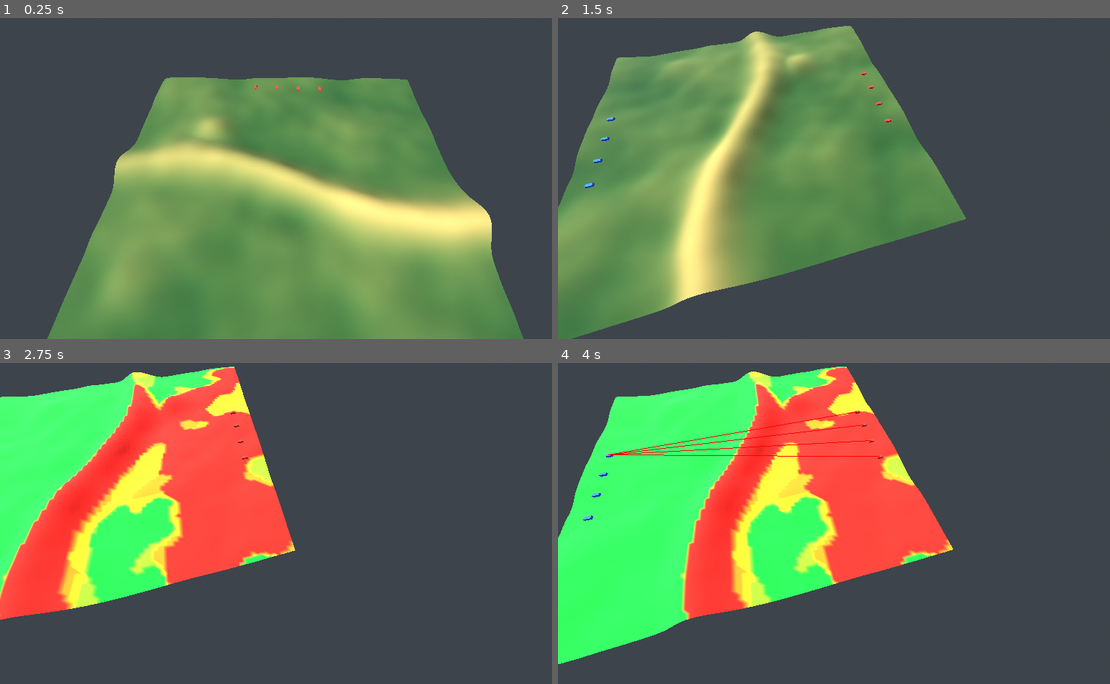
Above: before the commit, frames 1-4 (two rows, left to right).
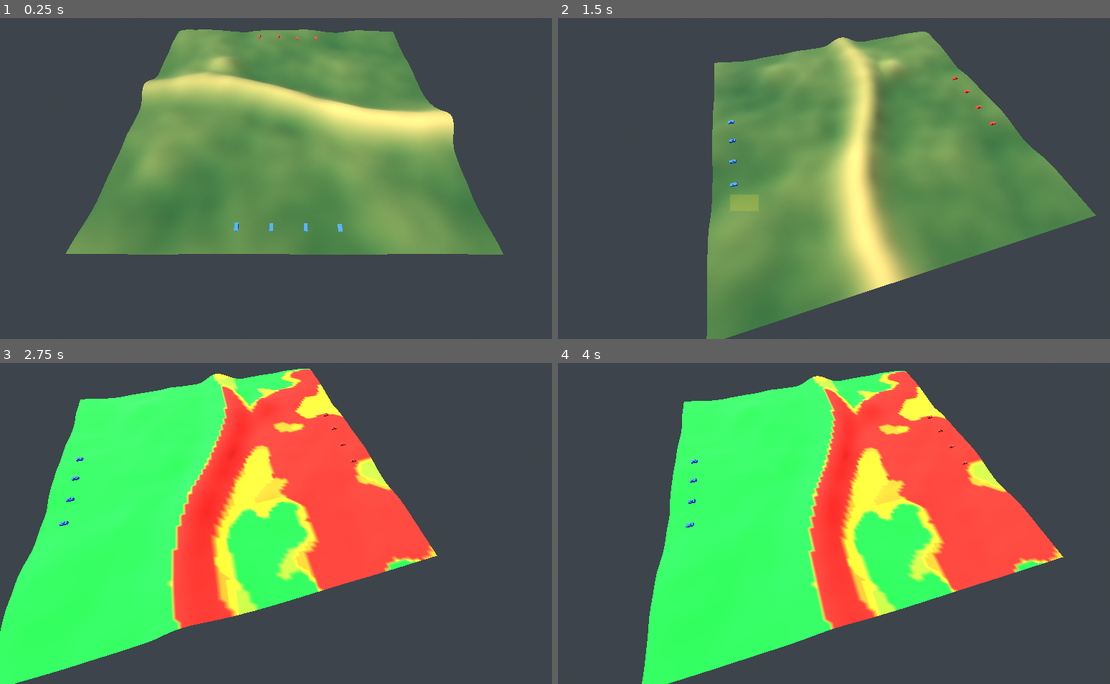
Above: after the commit, the same moments.

Repository: LeandroK99/Demogamev1
Game: Godot game, scene res://main.tscn
The game is run twice, just before and just after one commit, with the same random seed, the same clock (stepped at 60 frames per second) and the same inputs.
Inputs (mouse positions are in pixels of both pictures, inside the frame that each line leads up to):
- Up to frame 1 (0.25 s): no input
- Up to frame 2 (1.5 s): tap Enter at 0.5 s; move the mouse to (972, 162) at 0.52 s; hold D 0.53-1.25 s; hold Q 0.53-1.25 s; click (972, 162) at 0.67 s; drag from (729, 194) to (817, 242) at 1.27 s
- Up to frame 3 (2.75 s): move the mouse to (342, 452) at 2.02 s; hold D from 2.03 s (still down); tap 1 at 2.1 s; click (342, 452) at 2.17 s
- Up to frame 4 (4 s): release D at 2.75 s; drag from (817, 587) to (673, 475) at 2.77 s; move the mouse to (1016, 571) at 3.52 s; hold A from 3.53 s (still down); tap 3 at 3.6 s; click (1016, 571) at 3.67 s

The runs differ from the first frame. In frame 1, 51% of the frame differs, in the area x 8-95%, y 3-100%; in frame 2, 53%, in the area x 0-98%, y 2-100%; in frame 3, 46%; in frame 4, 50%.

Commit message:
fase 3: unidades, A* con costo por exposición, selección y orden de mover
Co-Authored-By: Claude Opus 5.5 <noreply@anthropic.com>
Claude-Session: https://claude.ai/code/session_01FRAVKNdtrRtA3qXnwYqQmN

Diff:
--- /dev/null
+++ b/game/input_controller.gd
@@ -0,0 +1,160 @@
+class_name InputController
+extends Node
+## Selección (clic o recuadro con el izquierdo) y órdenes de mover (clic derecho).
+
+const CLICK_PICK_PX: float = 30.0 # radio en píxeles para seleccionar con un clic
+const DRAG_MIN_PX: float = 8.0 # menos que esto es un clic, no un recuadro
+const FORMATION_GAP: int = 3 # celdas entre tanques que reciben la misma orden
+const PLAYER_SIDE: int = 0
+
+signal selection_changed
+
+var world: SimWorld
+var camera: Camera3D
+var terrain_view: TerrainView
+var unit_views: Array[UnitView] = []
+var selected_ids: Array[int] = []
+
+var _dragging: bool = false
+var _drag_start: Vector2 = Vector2.ZERO
+var _box: ColorRect = ColorRect.new()
+var _paths_mesh: ImmediateMesh = ImmediateMesh.new()
+var _paths_material: StandardMaterial3D = StandardMaterial3D.new()
+
+
+func setup(p_world: SimWorld, p_camera: Camera3D, tv: TerrainView, views: Array[UnitView]) -> void:
+	world = p_world
+	camera = p_camera
+	terrain_view = tv
+	unit_views = views
+	var layer: CanvasLayer = CanvasLayer.new()
+	add_child(layer)
+	_box.color = Color(1.0, 0.9, 0.2, 0.2)
+	_box.mouse_filter = Control.MOUSE_FILTER_IGNORE
+	_box.visible = false
+	layer.add_child(_box)
+	var paths: MeshInstance3D = MeshInstance3D.new()
+	paths.mesh = _paths_mesh
+	add_child(paths)
+	_paths_material.shading_mode = BaseMaterial3D.SHADING_MODE_UNSHADED
+	_paths_material.albedo_color = Color(1.0, 0.9, 0.2)
+	_paths_material.no_depth_test = true
+
+
+func _unhandled_input(event: InputEvent) -> void:
+	var mb: InputEventMouseButton = event as InputEventMouseButton
+	if mb != null:
+		if mb.button_index == MOUSE_BUTTON_LEFT:
+			if mb.pressed:
+				_dragging = true
+				_drag_start = mb.position
+			elif _dragging:
+				_dragging = false
+				_box.visible = false
+				if mb.position.distance_to(_drag_start) < DRAG_MIN_PX:
+					_select_click(mb.position)
+				else:
+					_select_box(Rect2(_drag_start, Vector2.ZERO).expand(mb.position))
+		elif mb.button_index == MOUSE_BUTTON_RIGHT and mb.pressed:
+			_order_move(mb.position)
+		return
+	var mm: InputEventMouseMotion = event as InputEventMouseMotion
+	if mm != null and _dragging and mm.position.distance_to(_drag_start) >= DRAG_MIN_PX:
+		var r: Rect2 = Rect2(_drag_start, Vector2.ZERO).expand(mm.position)
+		_box.position = r.position
+		_box.size = r.size
+		_box.visible = true
+
+
+func _process(_delta: float) -> void:
+	_draw_paths()
+
+
+func _screen_pos(view: UnitView) -> Variant:
+	var p: Vector3 = view.global_position + Vector3.UP * 1.5
+	if camera.is_position_behind(p):
+		return null
+	return camera.unproject_position(p)
+
+
+func _own_views() -> Array[UnitView]:
+	var out: Array[UnitView] = []
+	for v: UnitView in unit_views:
+		if v.unit.side == PLAYER_SIDE and v.unit.alive:
+			out.append(v)
+	return out
+
+
+func _select_click(screen: Vector2) -> void:
+	var best: UnitView = null
+	var best_d: float = CLICK_PICK_PX
+	for v: UnitView in _own_views():
+		var sp: Variant = _screen_pos(v)
+		if sp != null and (sp as Vector2).distance_to(screen) < best_d:
+			best_d = (sp as Vector2).distance_to(screen)
+			best = v
+	var ids: Array[int] = []
+	if best != null:
+		ids.append(best.unit.id)
+	_set_selection(ids)
+
+
+func _select_box(rect: Rect2) -> void:
+	var ids: Array[int] = []
+	for v: UnitView in _own_views():
+		var sp: Variant = _screen_pos(v)
+		if sp != null and rect.has_point(sp as Vector2):
+			ids.append(v.unit.id)
+	_set_selection(ids)
+
+
+func _set_selection(ids: Array[int]) -> void:
+	selected_ids = ids
+	for v: UnitView in unit_views:
+		v.selected = ids.has(v.unit.id)
+	selection_changed.emit()
+
+
+## Primera unidad seleccionada (o null).
+func primary_unit() -> Unit:
+	return world.get_unit(selected_ids[0]) if not selected_ids.is_empty() else null
+
+
+func _order_move(screen: Vector2) -> void:
+	if selected_ids.is_empty():
+		return
+	var hit: Variant = terrain_view.raycast(camera.project_ray_origin(screen), camera.project_ray_normal(screen))
+	if hit == null:
+		return
+	var target: Vector2i = world.height_field.world_to_cell(hit as Vector3)
+	# Formación en línea: ordenar por x actual y repartir a lo ancho del destino
+	var ids: Array[int] = selected_ids.duplicate()
+	ids.sort_custom(func(a: int, b: int) -> bool: return world.get_unit(a).pos.x < world.get_unit(b).pos.x)
+	var n: int = ids.size()
+	var limit: int = world.height_field.size - 1
+	for i: int in n:
+		var dx: int = roundi((float(i) - float(n - 1) * 0.5) * FORMATION_GAP)
+		var cell: Vector2i = Vector2i(clampi(target.x + dx, 0, limit), target.y)
+		if not world.order_move(ids[i], cell):
+			world.order_move(ids[i], target) # si la celda desplazada no sirve, al punto exacto
+
+
+## Ruta planificada de cada tanque propio, como una línea sobre el terreno.
+func _draw_paths() -> void:
+	_paths_mesh.clear_surfaces()
+	var hf: HeightField = world.height_field
+	var any: bool = false
+	for u: Unit in world.units:
+		if u.side != PLAYER_SIDE or not u.alive or u.path.is_empty():
+			continue
+		if not any:
+			_paths_mesh.surface_begin(Mesh.PRIMITIVE_LINES, _paths_material)
+			any = true
+		var prev: Vector3 = Vector3(u.pos.x * Config.CELL_SIZE, hf.height_at(u.pos) + 0.5, u.pos.y * Config.CELL_SIZE)
+		for c: Vector2i in u.path:
+			var p: Vector3 = hf.cell_to_world(c) + Vector3.UP * 0.5
+			_paths_mesh.surface_add_vertex(prev)
+			_paths_mesh.surface_add_vertex(p)
+			prev = p
+	if any:
+		_paths_mesh.surface_end()
--- a/game/main.gd
+++ b/game/main.gd
@@ -1,20 +1,20 @@
 extends Node3D
 ## Punto de entrada: construye todo por código.
 
+var world: SimWorld
 var height_field: HeightField
 var terrain_view: TerrainView
 var camera_rig: CameraRTS
-var analysis: TerrainAnalysis
 var overlay: Overlay
+var input_controller: InputController
+var unit_views: Array[UnitView] = []
 
-# Provisorio hasta la fase 3 (unidades): posiciones fijas para probar los overlays
-var placeholder_blue: Array[Vector2i] = [Vector2i(36, 89), Vector2i(44, 89), Vector2i(52, 89), Vector2i(60, 89)]
-var placeholder_red: Array[Vector2i] = [Vector2i(36, 6), Vector2i(44, 6), Vector2i(52, 6), Vector2i(60, 6)]
+var _tick_accum: float = 0.0
 
 
 func _ready() -> void:
-	height_field = HeightField.new()
-	height_field.generate(Config.SEED)
+	world = SimWorld.new(Config.SEED)
+	height_field = world.height_field
 
 	terrain_view = TerrainView.new()
 	add_child(terrain_view)
@@ -23,7 +23,48 @@
 	camera_rig = CameraRTS.new()
 	add_child(camera_rig)
 	camera_rig.setup(height_field)
+	# Arrancar mirando al despliegue azul
+	camera_rig.position.z = (height_field.size - 20) * Config.CELL_SIZE
+	camera_rig.zoom = 160.0
+	camera_rig._clamp_to_map()
 
+	_build_environment()
+
+	for u: Unit in world.units:
+		var v: UnitView = UnitView.new()
+		add_child(v)
+		v.setup(u, height_field)
+		unit_views.append(v)
+
+	overlay = Overlay.new()
+	add_child(overlay)
+	overlay.setup(terrain_view, world)
+
+	input_controller = InputController.new()
+	add_child(input_controller)
+	input_controller.setup(world, camera_rig.camera, terrain_view, unit_views)
+	input_controller.selection_changed.connect(_update_overlay_selection)
+
+	print("Hull-Down OK")
+
+
+## Provisorio hasta la fase 4 (ciclo WeGo): la simulación corre en tiempo real.
+func _process(delta: float) -> void:
+	_tick_accum += delta
+	while _tick_accum >= Config.TICK:
+		world.step()
+		_tick_accum -= Config.TICK
+	for v: UnitView in unit_views:
+		v.sync_from_sim()
+	_update_overlay_selection()
+
+
+func _update_overlay_selection() -> void:
+	var u: Unit = input_controller.primary_unit()
+	overlay.set_selected_cell(u.cell() if u != null else Vector2i(-1, -1))
+
+
+func _build_environment() -> void:
 	var sun: DirectionalLight3D = DirectionalLight3D.new()
 	sun.rotation_degrees = Vector3(-35.0, -60.0, 0.0)
 	sun.shadow_enabled = true
@@ -44,28 +85,3 @@
 	var world_env: WorldEnvironment = WorldEnvironment.new()
 	world_env.environment = env
 	add_child(world_env)
-
-	analysis = TerrainAnalysis.new(height_field)
-	overlay = Overlay.new()
-	add_child(overlay)
-	overlay.setup(terrain_view, analysis)
-	overlay.set_context(placeholder_red, placeholder_blue[0])
-	for c: Vector2i in placeholder_blue:
-		_spawn_placeholder(c, Color(0.2, 0.4, 1.0))
-	for c: Vector2i in placeholder_red:
-		_spawn_placeholder(c, Color(1.0, 0.2, 0.15))
-
-	print("Hull-Down OK")
-
-
-## Poste de color en una celda (provisorio hasta la fase 3).
-func _spawn_placeholder(c: Vector2i, color: Color) -> void:
-	var mesh: BoxMesh = BoxMesh.new()
-	mesh.size = Vector3(3.5, 2.2, 7.0)
-	var mat: StandardMaterial3D = StandardMaterial3D.new()
-	mat.albedo_color = color
-	mesh.material = mat
-	var mi: MeshInstance3D = MeshInstance3D.new()
-	mi.mesh = mesh
-	mi.position = height_field.cell_to_world(c) + Vector3.UP * 1.1
-	add_child(mi)
--- a/game/overlay.gd
+++ b/game/overlay.gd
@@ -7,23 +7,25 @@
 const COLOR_MID: Color = Color(0.95, 0.85, 0.1)
 const COLOR_EXPOSED: Color = Color(0.9, 0.15, 0.1)
 
+const PLAYER_SIDE: int = 0
+
 var terrain_view: TerrainView
+var world: SimWorld
 var analysis: TerrainAnalysis
-var threats: Array[Vector2i] = [] # amenazas conocidas por el bando azul
 var selected_cell: Vector2i = Vector2i(-1, -1)
 
 var _show_exposure: bool = false
 var _show_candidates: bool = false
 var _show_los: bool = false
-var _exposure_cache: PackedFloat32Array = PackedFloat32Array()
 var _markers: Node3D = Node3D.new()
 var _lines_mesh: ImmediateMesh = ImmediateMesh.new()
 var _line_material: StandardMaterial3D = StandardMaterial3D.new()
 
 
-func setup(tv: TerrainView, ta: TerrainAnalysis) -> void:
+func setup(tv: TerrainView, p_world: SimWorld) -> void:
 	terrain_view = tv
-	analysis = ta
+	world = p_world
+	analysis = p_world.analysis
 	add_child(_markers)
 	var lines: MeshInstance3D = MeshInstance3D.new()
 	lines.mesh = _lines_mesh
@@ -33,11 +35,17 @@
 	_line_material.no_depth_test = true
 
 
-## Actualiza amenazas y unidad seleccionada; recalcula los overlays activos.
-func set_context(p_threats: Array[Vector2i], p_selected: Vector2i) -> void:
-	threats = p_threats
-	selected_cell = p_selected
-	_exposure_cache = PackedFloat32Array()
+## Celda de la unidad seleccionada ((-1, -1) = ninguna); recalcula overlays 2 y 3.
+func set_selected_cell(cell: Vector2i) -> void:
+	if cell == selected_cell:
+		return
+	selected_cell = cell
+	_refresh_candidates()
+	_refresh_los()
+
+
+## Recalcula todos los overlays activos (por ejemplo, si cambió la exposición).
+func refresh() -> void:
 	_refresh()
 
 
@@ -67,12 +75,11 @@
 	if not _show_exposure:
 		terrain_view.clear_overlay()
 		return
-	if _exposure_cache.is_empty():
-		_exposure_cache = analysis.exposure_map(threats)
+	var exposure: PackedFloat32Array = world.exposure_for(PLAYER_SIDE)
 	var colors: PackedColorArray = PackedColorArray()
-	colors.resize(_exposure_cache.size())
-	for i: int in _exposure_cache.size():
-		colors[i] = exposure_color(_exposure_cache[i])
+	colors.resize(exposure.size())
+	for i: int in exposure.size():
+		colors[i] = exposure_color(exposure[i])
 	terrain_view.set_overlay_colors(colors)
 
 
@@ -88,6 +95,7 @@
 		child.queue_free()
 	if not _show_candidates or not analysis.height_field.in_bounds(selected_cell):
 		return
+	var threats: Array[Vector2i] = world.threats_for(PLAYER_SIDE)
 	var cands: Array[Dictionary] = analysis.hulldown_candidates(selected_cell, threats, Config.HULLDOWN_RADIUS)
 	for i: int in mini(CANDIDATE_COUNT, cands.size()):
 		var c: Dictionary = cands[i]
@@ -109,6 +117,7 @@
 func _refresh_los() -> void:
 	_lines_mesh.clear_surfaces()
 	var hf: HeightField = analysis.height_field
+	var threats: Array[Vector2i] = world.threats_for(PLAYER_SIDE)
 	if not _show_los or not hf.in_bounds(selected_cell) or threats.is_empty():
 		return
 	_lines_mesh.surface_begin(Mesh.PRIMITIVE_LINES, _line_material)
--- /dev/null
+++ b/game/unit_view.gd
@@ -0,0 +1,60 @@
+class_name UnitView
+extends Node3D
+## Vista de un tanque: caja de casco + torreta, y anillo de selección.
+
+const COLOR_BLUE: Color = Color(0.2, 0.4, 1.0)
+const COLOR_RED: Color = Color(1.0, 0.2, 0.15)
+
+var unit: Unit
+var height_field: HeightField
+var selected: bool = false:
+	set(value):
+		selected = value
+		if _ring != null:
+			_ring.visible = value
+
+var _ring: MeshInstance3D
+
+
+func setup(p_unit: Unit, hf: HeightField) -> void:
+	unit = p_unit
+	height_field = hf
+	var mat: StandardMaterial3D = StandardMaterial3D.new()
+	mat.albedo_color = COLOR_BLUE if unit.side == 0 else COLOR_RED
+
+	var hull_mesh: BoxMesh = BoxMesh.new()
+	hull_mesh.size = Vector3(3.5, 2.2, 7.0)
+	hull_mesh.material = mat
+	var hull: MeshInstance3D = MeshInstance3D.new()
+	hull.mesh = hull_mesh
+	hull.position.y = 1.1
+	add_child(hull)
+
+	var turret_mesh: BoxMesh = BoxMesh.new()
+	turret_mesh.size = Vector3(2.2, 0.9, 3.0)
+	turret_mesh.material = mat
+	var turret: MeshInstance3D = MeshInstance3D.new()
+	turret.mesh = turret_mesh
+	turret.position = Vector3(0.0, 2.65, -0.4)
+	add_child(turret)
+
+	var ring_mesh: TorusMesh = TorusMesh.new()
+	ring_mesh.inner_radius = 5.0
+	ring_mesh.outer_radius = 5.8
+	var ring_mat: StandardMaterial3D = StandardMaterial3D.new()
+	ring_mat.shading_mode = BaseMaterial3D.SHADING_MODE_UNSHADED
+	ring_mat.albedo_color = Color(1.0, 0.9, 0.2)
+	ring_mesh.material = ring_mat
+	_ring = MeshInstance3D.new()
+	_ring.mesh = ring_mesh
+	_ring.position.y = 0.4
+	_ring.visible = selected
+	add_child(_ring)
+	sync_from_sim()
+
+
+## Copia posición y orientación desde la simulación.
+func sync_from_sim() -> void:
+	var p: Vector2 = unit.pos
+	position = Vector3(p.x * Config.CELL_SIZE, height_field.height_at(p), p.y * Config.CELL_SIZE)
+	rotation.y = atan2(-unit.heading.x, -unit.heading.y)
--- a/sim/config.gd
+++ b/sim/config.gd
@@ -44,3 +44,10 @@
 const HULLDOWN_W_HIDDEN: float = 3.0 # peso de "casco oculto" en el puntaje
 const HULLDOWN_W_FIRE: float = 2.0 # peso de "puede disparar" en el puntaje
 const HULLDOWN_DIST_DIV: float = 10.0 # celdas de distancia que restan 1 punto
+
+# --- Unidades y movimiento ---
+const UNITS_PER_SIDE: int = 4
+const DEPLOY_SPACING: int = 8 # celdas entre tanques al desplegar
+const DEPLOY_EDGE_MARGIN: int = 6 # celdas desde el borde del mapa
+const PATH_MAX_SLOPE: float = 4.0 # metros; celdas más empinadas son intransitables
+const PATH_SLOPE_COST: float = 1.0 # costo extra en el A* a pendiente máxima
--- /dev/null
+++ b/sim/pathfinder.gd
@@ -0,0 +1,47 @@
+class_name Pathfinder
+extends RefCounted
+## A* sobre la grilla con costo por exposición y pendiente.
+
+var astar: AStarGrid2D = AStarGrid2D.new()
+var height_field: HeightField
+var exposure_k: float = Config.EXPOSURE_WEIGHT_K # se puede cambiar en tests
+
+
+func _init(hf: HeightField) -> void:
+	height_field = hf
+	astar.region = Rect2i(0, 0, hf.size, hf.size)
+	astar.cell_size = Vector2(1.0, 1.0)
+	astar.diagonal_mode = AStarGrid2D.DIAGONAL_MODE_ONLY_IF_NO_OBSTACLES
+	astar.default_compute_heuristic = AStarGrid2D.HEURISTIC_OCTILE
+	astar.default_estimate_heuristic = AStarGrid2D.HEURISTIC_OCTILE
+	astar.update()
+	for y: int in hf.size:
+		for x: int in hf.size:
+			var c: Vector2i = Vector2i(x, y)
+			if hf.slope_at(c) > Config.PATH_MAX_SLOPE:
+				astar.set_point_solid(c, true)
+	var zero: PackedFloat32Array = PackedFloat32Array()
+	zero.resize(hf.size * hf.size)
+	zero.fill(0.0)
+	set_exposure(zero)
+
+
+## weight_scale = 1 + K * exposición + penalidad por pendiente.
+func set_exposure(exposure: PackedFloat32Array) -> void:
+	var hf: HeightField = height_field
+	for y: int in hf.size:
+		for x: int in hf.size:
+			var c: Vector2i = Vector2i(x, y)
+			var slope_pen: float = clampf(hf.slope_at(c) / Config.PATH_MAX_SLOPE, 0.0, 1.0) * Config.PATH_SLOPE_COST
+			astar.set_point_weight_scale(c, 1.0 + exposure_k * exposure[y * hf.size + x] + slope_pen)
+
+
+func is_walkable(c: Vector2i) -> bool:
+	return height_field.in_bounds(c) and not astar.is_point_solid(c)
+
+
+## Ruta de celdas desde from hasta to (incluye ambas). Vacía si no hay ruta.
+func find_path(from: Vector2i, to: Vector2i) -> Array[Vector2i]:
+	if not is_walkable(from) or not is_walkable(to):
+		return []
+	return astar.get_id_path(from, to)
--- /dev/null
+++ b/sim/sim_world.gd
@@ -0,0 +1,118 @@
+class_name SimWorld
+extends RefCounted
+## Estado completo de la simulación. Avanza en ticks fijos de Config.TICK.
+
+var height_field: HeightField
+var analysis: TerrainAnalysis
+var pathfinder: Pathfinder
+var units: Array[Unit] = []
+var rng: RandomNumberGenerator = RandomNumberGenerator.new()
+var turn: int = 1
+var tick_in_turn: int = 0
+
+# Exposición por bando (índice = side); vacía = sin calcular
+var _exposure: Array[PackedFloat32Array] = [PackedFloat32Array(), PackedFloat32Array()]
+var _pathfinder_side: int = -1 # bando cuya exposición está cargada en el pathfinder
+
+
+## Si hf es null se genera el terreno procedural con la semilla.
+func _init(sim_seed: int = Config.SEED, hf: HeightField = null) -> void:
+	rng.seed = sim_seed
+	if hf == null:
+		hf = HeightField.new()
+		hf.generate(sim_seed)
+	height_field = hf
+	analysis = TerrainAnalysis.new(hf)
+	pathfinder = Pathfinder.new(hf)
+	_deploy()
+
+
+## Azules en el borde sur (y alto), rojos en el norte, separados DEPLOY_SPACING celdas.
+func _deploy() -> void:
+	var n: int = height_field.size
+	var first_x: int = n / 2 - (Config.UNITS_PER_SIDE - 1) * Config.DEPLOY_SPACING / 2
+	for side: int in 2:
+		var y: int = n - 1 - Config.DEPLOY_EDGE_MARGIN if side == 0 else Config.DEPLOY_EDGE_MARGIN
+		for i: int in Config.UNITS_PER_SIDE:
+			var x: int = first_x + i * Config.DEPLOY_SPACING
+			units.append(Unit.new(units.size(), side, Vector2(x, y)))
+
+
+func get_unit(unit_id: int) -> Unit:
+	if unit_id < 0 or unit_id >= units.size():
+		return null
+	return units[unit_id]
+
+
+## Amenazas para un bando. Provisorio hasta la fase 4 (niebla):
+## usa la posición real de los enemigos vivos.
+func threats_for(side: int) -> Array[Vector2i]:
+	var out: Array[Vector2i] = []
+	for u: Unit in units:
+		if u.alive and u.side != side:
+			out.append(u.cell())
+	return out
+
+
+## Exposición del bando (se calcula la primera vez que se pide).
+func exposure_for(side: int) -> PackedFloat32Array:
+	if _exposure[side].is_empty():
+		_exposure[side] = analysis.exposure_map(threats_for(side))
+	return _exposure[side]
+
+
+## Fuerza a recalcular la exposición de ambos bandos.
+func invalidate_exposure() -> void:
+	_exposure = [PackedFloat32Array(), PackedFloat32Array()]
+	_pathfinder_side = -1
+
+
+## Calcula la ruta más cubierta para el bando de la unidad. Devuelve false si no hay ruta.
+func order_move(unit_id: int, target_cell: Vector2i) -> bool:
+	var u: Unit = get_unit(unit_id)
+	if u == null or not u.alive:
+		return false
+	if _pathfinder_side != u.side:
+		pathfinder.set_exposure(exposure_for(u.side))
+		_pathfinder_side = u.side
+	var path: Array[Vector2i] = pathfinder.find_path(u.cell(), target_cell)
+	if path.is_empty():
+		return false
+	path.remove_at(0) # la celda actual
+	u.path = path
+	u.order = Unit.Order.MOVE
+	u.moving = not path.is_empty()
+	return true
+
+
+## Avanza un tick.
+func step() -> void:
+	for u: Unit in units:
+		if u.alive and not u.path.is_empty():
+			_advance(u, Config.TICK)
+	tick_in_turn += 1
+
+
+func speed_at(c: Vector2i) -> float:
+	var t: float = clampf(height_field.slope_at(c) / Config.PATH_MAX_SLOPE, 0.0, 1.0)
+	return Config.TANK_SPEED * lerpf(1.0, Config.SLOPE_SPEED_PENALTY, t)
+
+
+func _advance(u: Unit, dt: float) -> void:
+	var budget_m: float = speed_at(u.cell()) * dt
+	while budget_m > 0.0 and not u.path.is_empty():
+		var target: Vector2 = Vector2(u.path[0])
+		var delta: Vector2 = target - u.pos
+		var d_m: float = delta.length() * Config.CELL_SIZE
+		if d_m > 0.0001:
+			u.heading = delta.normalized()
+		if d_m <= budget_m:
+			u.pos = target
+			budget_m -= d_m
+			u.path.remove_at(0)
+		else:
+			u.pos += delta.normalized() * (budget_m / Config.CELL_SIZE)
+			budget_m = 0.0
+	u.moving = not u.path.is_empty()
+	if not u.moving and u.order == Unit.Order.MOVE:
+		u.order = Unit.Order.NONE
--- /dev/null
+++ b/sim/unit.gd
@@ -0,0 +1,27 @@
+class_name Unit
+extends RefCounted
+## Un tanque de la simulación.
+
+enum Order { NONE, MOVE, HULLDOWN, HOLD }
+
+var id: int = 0
+var side: int = 0 # 0 azul, 1 rojo
+var pos: Vector2 = Vector2.ZERO # en celdas, continua
+var heading: Vector2 = Vector2(0.0, -1.0) # dirección de marcha en la grilla
+var hp: int = Config.TANK_HP
+var reload_left: float = 0.0
+var path: Array[Vector2i] = []
+var order: int = Order.NONE
+var moving: bool = false
+var alive: bool = true
+
+
+func _init(p_id: int, p_side: int, p_pos: Vector2) -> void:
+	id = p_id
+	side = p_side
+	pos = p_pos
+	heading = Vector2(0.0, -1.0) if side == 0 else Vector2(0.0, 1.0)
+
+
+func cell() -> Vector2i:
+	return Vector2i(roundi(pos.x), roundi(pos.y))
--- /dev/null
+++ b/tests/test_pathfinder.gd
@@ -0,0 +1,55 @@
+extends TestBase
+## Tests del Pathfinder sobre un llano sintético con una franja expuesta.
+
+const N: int = 40
+const FROM: Vector2i = Vector2i(5, 20)
+const TO: Vector2i = Vector2i(35, 20)
+
+
+## Franja expuesta (1.0) en x 10..30, y 12..28; el resto cubierto (0.0).
+## El desvío por y <= 11 es ~1,5 veces más largo que el cruce recto expuesto.
+func _band_exposure() -> PackedFloat32Array:
+	var e: PackedFloat32Array = PackedFloat32Array()
+	e.resize(N * N)
+	for y: int in N:
+		for x: int in N:
+			e[y * N + x] = 1.0 if (x >= 10 and x <= 30 and y >= 12 and y <= 28) else 0.0
+	return e
+
+
+func test_prefers_covered_detour() -> void:
+	var pf: Pathfinder = Pathfinder.new(HeightField.new(N))
+	var e: PackedFloat32Array = _band_exposure()
+	pf.set_exposure(e)
+	var path: Array[Vector2i] = pf.find_path(FROM, TO)
+	assert_true(not path.is_empty(), "hay ruta")
+	var exposed: int = 0
+	for c: Vector2i in path:
+		if e[c.y * N + c.x] > 0.0:
+			exposed += 1
+	assert_eq(exposed, 0, "celdas expuestas en la ruta")
+
+
+func test_straight_without_exposure_weight() -> void:
+	var pf: Pathfinder = Pathfinder.new(HeightField.new(N))
+	pf.exposure_k = 0.0
+	pf.set_exposure(_band_exposure())
+	var path: Array[Vector2i] = pf.find_path(FROM, TO)
+	assert_eq(path.size(), 31, "largo de la ruta recta")
+	var off_line: int = 0
+	for c: Vector2i in path:
+		if c.y != 20:
+			off_line += 1
+	assert_eq(off_line, 0, "celdas fuera de la recta")
+
+
+func test_unit_reaches_target() -> void:
+	var world: SimWorld = SimWorld.new(1, HeightField.new(N))
+	var u: Unit = world.units[0]
+	var target: Vector2i = u.cell() + Vector2i(0, -10)
+	assert_true(world.order_move(u.id, target), "orden aceptada")
+	# 10 celdas * 4 m = 40 m a 6 m/s: ~6,7 s = 67 ticks
+	for i: int in 80:
+		world.step()
+	assert_eq(u.cell(), target, "llegó al destino")
+	assert_true(not u.moving, "quedó detenido")
Not shown, added: game/input_controller.gd.uid
Not shown, added: game/unit_view.gd.uid
Not shown, added: sim/pathfinder.gd.uid
Not shown, added: sim/sim_world.gd.uid
Not shown, added: sim/unit.gd.uid
Not shown, added: tests/test_pathfinder.gd.uid
